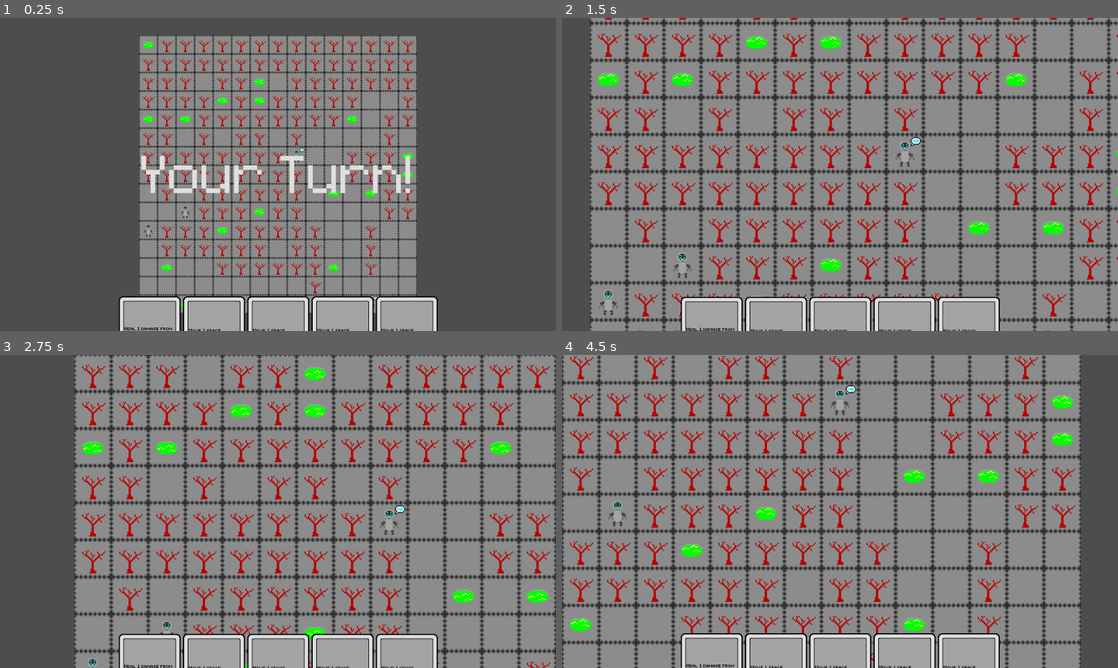
Above: before the commit, frames 1-4 (two rows, left to right).
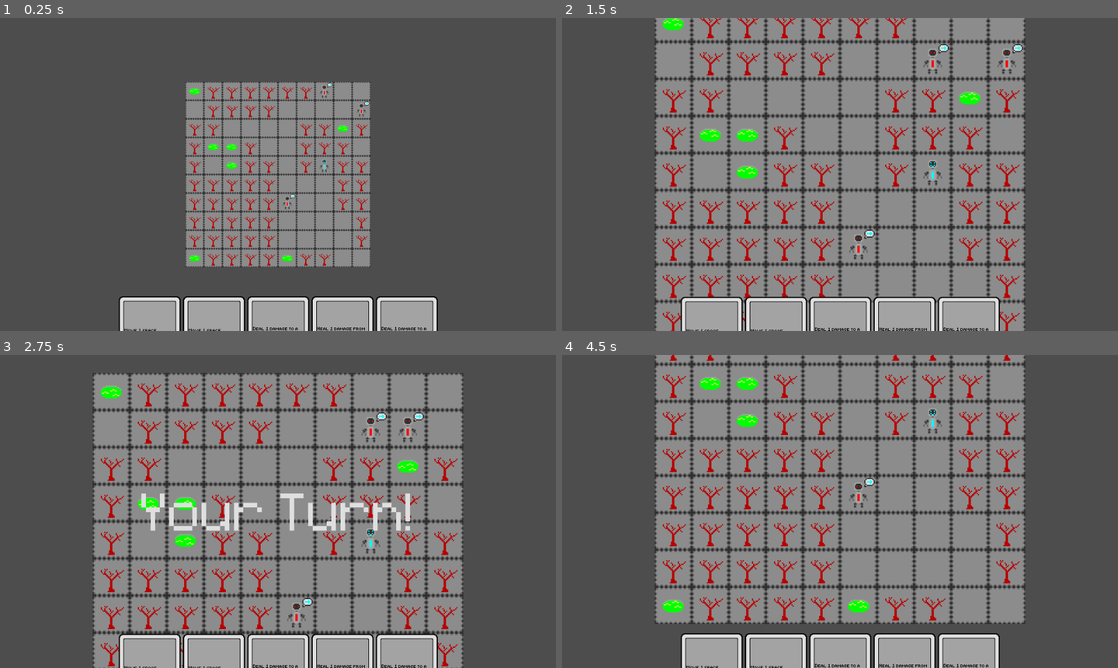
Above: after the commit, the same moments.

Repository: CattacoCattaco/strategy-deckbuilder-roguelike
Game: Godot game, scene res://tile_grid/tile_grid.tscn
Same seed, same stepped clock (60 frames per second), same inputs: the game is played once before the commit and once after it.
Inputs (mouse positions are in pixels of both pictures, inside the frame that each line leads up to):
- Up to frame 1 (0.25 s): no input
- Up to frame 2 (1.5 s): tap Enter at 0.5 s; move the mouse to (962, 158) at 0.52 s; hold Right 0.53-1.25 s; hold Z (zoom) 0.53-1.25 s; click (962, 158) at 0.67 s; tap Space at 1.25 s; drag from (728, 190) to (812, 237) at 1.27 s
- Up to frame 3 (2.75 s): tap Enter at 2 s; move the mouse to (333, 442) at 2.02 s; hold Right from 2.03 s (still down); tap Shift at 2.1 s; click (333, 442) at 2.17 s
- Up to frame 4 (4.5 s): release Right at 2.75 s; tap Space at 2.75 s; drag from (812, 574) to (673, 464) at 2.77 s; tap Enter at 3.5 s; move the mouse to (1006, 558) at 3.52 s; hold Left 3.53-4.25 s; tap Alt at 3.6 s; click (1006, 558) at 3.67 s; drag from (673, 464) to (756, 433) at 4.27 s

The runs differ from the first frame. In frame 1, 29% of the frame differs, in the area x 22-77%, y 5-100%; in frame 2, 51%, in the area x 5-100%, y 0-100%; in frame 3, 45%; in frame 4, 50%.

Commit message:
Add Health
Enemies and the player now have health and damage and healing are implemented.

Diff:
--- a/card/card.gd
+++ b/card/card.gd
@@ -73,8 +73,6 @@
 		else:
 			targetable_tiles = player.get_tiles_in_range(effect.effect_range, false, true)
 
-		print(targetable_tiles)
-
 		var action_marker: Tile.ActionMarker
 
 		if effect.base_action is Modifier.Attack:
@@ -98,4 +96,7 @@
 			tile.hide_action_marker(action_marker)
 			tile.become_untargetable()
 
+	hand.discard(self)
+	hand.draw_card()
+
 	hand.card_played.emit(card_data, targets)
--- a/card/deck/deck.gd
+++ b/card/deck/deck.gd
@@ -2,6 +2,11 @@
 extends Control
 
 var all_cards: Array[CardData] = [
+	CardData.new([Modifier.Move.new()], 1, 1),
+	CardData.new([Modifier.Move.new()], 1, 1),
+	CardData.new([Modifier.Move.new()], 1, 1),
+	CardData.new([Modifier.Move.new()], 1, 1),
+	CardData.new([Modifier.Move.new()], 1, 1),
 	CardData.new([Modifier.Move.new()], 1, 1),
 	CardData.new([Modifier.Move.new()], 1, 1),
 	CardData.new([Modifier.Move.new()], 1, 1),
@@ -12,6 +17,8 @@
 	CardData.new([Modifier.Attack.new()], 1, 1),
 	CardData.new([Modifier.Attack.new()], 1, 1),
 	CardData.new([Modifier.Attack.new()], 1, 1),
+	CardData.new([Modifier.Heal.new()], 1, 1),
+	CardData.new([Modifier.Heal.new()], 1, 1),
 	CardData.new([Modifier.Heal.new()], 1, 1),
 	CardData.new([Modifier.Heal.new()], 1, 1),
 ]
@@ -39,3 +46,7 @@
 		remaining_cards.shuffle()
 
 	return remaining_cards.pop_back()
+
+
+func discard(card: CardData) -> void:
+	used_cards.append(card)
--- a/card/hand/hand.gd
+++ b/card/hand/hand.gd
@@ -54,3 +54,10 @@
 
 	cards.append(card)
 	add_child(card)
+
+
+func discard(card: Card) -> void:
+	deck.discard(card.card_data)
+
+	cards.erase(card)
+	card.queue_free()
--- a/tile_grid/tile/tile.gd
+++ b/tile_grid/tile/tile.gd
@@ -37,6 +37,18 @@
 	object.tile_grid = tile_grid
 	object.tile = self
 	object.pos = pos
+	object.health = data.max_health
+
+
+func delete_object() -> void:
+	if object in tile_grid.round_manager.turn_order:
+		tile_grid.round_manager.turn_order.erase(object)
+
+	if object == tile_grid.hand.player:
+		tile_grid.hand.player = null
+
+	object.queue_free()
+	object = null
 
 
 func _targeted() -> void:
--- /dev/null
+++ b/tile_grid/tile/tile_object/data/objects/dumbbot.tres
@@ -0,0 +1,19 @@
+[gd_resource type="Resource" script_class="TileObjectData" load_steps=5 format=3 uid="uid://bx23711k3y2hb"]
+
+[ext_resource type="Script" uid="uid://ciuicupnr8tm8" path="res://tile_grid/tile/tile_object/data/action_source/move_action_source.gd" id="1_peimw"]
+[ext_resource type="Script" uid="uid://g0hmwqu3bxiu" path="res://tile_grid/tile/tile_object/data/tile_object_data.gd" id="2_m3drn"]
+[ext_resource type="Texture2D" uid="uid://hofpl2s67ppm" path="res://tile_grid/tile/tile_object/textures/dumbbot.png" id="3_peimw"]
+
+[sub_resource type="Resource" id="Resource_dy3dk"]
+script = ExtResource("1_peimw")
+speed = 5
+preview_actions = true
+metadata/_custom_type_script = "uid://ciuicupnr8tm8"
+
+[resource]
+script = ExtResource("2_m3drn")
+texture = ExtResource("3_peimw")
+texture_type = 2
+max_health = 2
+action_source = SubResource("Resource_dy3dk")
+metadata/_custom_type_script = "uid://g0hmwqu3bxiu"
--- a/tile_grid/tile/tile_object/data/objects/enemy.tres
+++ /dev/null
@@ -1,18 +0,0 @@
-[gd_resource type="Resource" script_class="TileObjectData" load_steps=5 format=3 uid="uid://bx23711k3y2hb"]
-
-[ext_resource type="Script" uid="uid://ciuicupnr8tm8" path="res://tile_grid/tile/tile_object/data/action_source/move_action_source.gd" id="1_dy3dk"]
-[ext_resource type="Script" uid="uid://g0hmwqu3bxiu" path="res://tile_grid/tile/tile_object/data/tile_object_data.gd" id="2_a6vdg"]
-[ext_resource type="Texture2D" uid="uid://b3jwdtrjlyjor" path="res://tile_grid/tile/tile_object/textures/player.png" id="3_a6vdg"]
-
-[sub_resource type="Resource" id="Resource_dy3dk"]
-script = ExtResource("1_dy3dk")
-speed = 2
-preview_actions = true
-metadata/_custom_type_script = "uid://ciuicupnr8tm8"
-
-[resource]
-script = ExtResource("2_a6vdg")
-texture = ExtResource("3_a6vdg")
-max_health = 10
-action_source = SubResource("Resource_dy3dk")
-metadata/_custom_type_script = "uid://g0hmwqu3bxiu"
--- a/tile_grid/tile/tile_object/data/objects/player.tres
+++ b/tile_grid/tile/tile_object/data/objects/player.tres
@@ -12,6 +12,7 @@
 [resource]
 script = ExtResource("2_140pt")
 texture = ExtResource("3_1aavb")
-max_health = 10
+texture_type = 2
+max_health = 14
 action_source = SubResource("Resource_140pt")
 metadata/_custom_type_script = "uid://g0hmwqu3bxiu"
--- a/tile_grid/tile/tile_object/data/tile_object_data.gd
+++ b/tile_grid/tile/tile_object/data/tile_object_data.gd
@@ -3,13 +3,24 @@
 extends Resource
 ## A resource which stores the properties of an object
 
+## How the sprites of the texture are interpreted
+enum TextureType {
+	## The x axis = time, doesn't use y axis
+	ANIMATED,
+	## The x axis = time, y axis = varients
+	VARIANTS,
+	## The x axis = time, y axis = health
+	HEALTH_STATES,
+}
+
 ## The fps of all animations
 static var fps: float = 1.25
 
 ## The texture of this object [br][br]
-## [b]NOTE[/b]: texture should be 32px tall and (32 * frame count)px wide,
-## with each frame being 32px wide
+## [b]NOTE[/b]: Each sprite should be 32px by 32px
 @export var texture: Texture2D
+## Determines how the sprites of the texture are interpreted
+@export var texture_type: TextureType
 ## The maximum health that this object can be at [br][br]
 ## If [param max_health] is -1, this object will not use health and can't be targeted
 @export var max_health: int = -1
@@ -17,19 +28,69 @@
 @export var action_source: ActionSource
 
 
+func _init(p_texture: Texture2D = null, p_texture_type: TextureType = TextureType.ANIMATED,
+		p_max_health: int = -1, p_action_source: ActionSource = NullActionSource.new()) -> void:
+	texture = p_texture
+	texture_type = p_texture_type
+	max_health = p_max_health
+	action_source = p_action_source
+
+
 func get_sprite_frames() -> SpriteFrames:
+	match texture_type:
+		TextureType.ANIMATED:
+			return get_animated_sprite_frames()
+		TextureType.VARIANTS:
+			return get_varient_sprite_frames()
+		TextureType.HEALTH_STATES:
+			return get_health_state_sprite_frames()
+
+	return get_animated_sprite_frames()
+
+
+func get_animated_sprite_frames() -> SpriteFrames:
 	var sprite_frames := SpriteFrames.new()
+
+	add_animation_to_sprite_frames(0, "default", sprite_frames)
+
+	return sprite_frames
+
+
+func get_varient_sprite_frames() -> SpriteFrames:
+	var sprite_frames := SpriteFrames.new()
+
+	var varient_count: int = texture.get_height() >> 5
+
+	for i in range(varient_count):
+		add_animation_to_sprite_frames(i, str(i), sprite_frames)
+
+	return sprite_frames
+
+
+func get_health_state_sprite_frames() -> SpriteFrames:
+	var sprite_frames := SpriteFrames.new()
+
+	var state_count: int = texture.get_height() >> 5
+
+	for i in range(state_count):
+		add_animation_to_sprite_frames(i, str(i), sprite_frames)
+
+	return sprite_frames
+
+
+func add_animation_to_sprite_frames(y: int, anim_name: String, sprite_frames: SpriteFrames) -> void:
 	# Each frame is 32 pixels wide so frame count = width / 32 = width >> 5
 	var frame_count: int = texture.get_width() >> 5
+
+	if not sprite_frames.has_animation(anim_name):
+		sprite_frames.add_animation(anim_name)
 
 	for i in range(frame_count):
 		var atlas_texture := AtlasTexture.new()
 		atlas_texture.atlas = texture
 		atlas_texture.region.size = Vector2(32, 32)
-		atlas_texture.region.position = Vector2(i << 5, 0)
+		atlas_texture.region.position = Vector2(i << 5, y << 5)
 
-		sprite_frames.add_frame("default", atlas_texture)
+		sprite_frames.add_frame(anim_name, atlas_texture)
 
-	sprite_frames.set_animation_speed("default", fps)
-
-	return sprite_frames
+	sprite_frames.set_animation_speed(anim_name, fps)
--- a/tile_grid/tile/tile_object/tile_object.gd
+++ b/tile_grid/tile/tile_object/tile_object.gd
@@ -31,6 +31,7 @@
 var tile_grid: TileGrid
 var tile: Tile
 var pos: Vector2i
+var health: int
 
 
 func _ready() -> void:
@@ -43,7 +44,14 @@
 
 	sprite.sprite_frames = data.get_sprite_frames()
 
-	sprite.play("default")
+	match data.texture_type:
+		TileObjectData.TextureType.ANIMATED:
+			sprite.play("default")
+		TileObjectData.TextureType.VARIANTS:
+			var varients: int = data.texture.get_height() >> 5
+			sprite.play(str(randi_range(0, varients - 1)))
+		TileObjectData.TextureType.HEALTH_STATES:
+			show_health()
 
 
 func do_action(action: CardData, targets: Array[Vector2i]) -> void:
@@ -55,6 +63,8 @@
 
 		if effect.base_action is Modifier.Move:
 			move_to(target)
+		elif effect.base_action is Modifier.Attack:
+			damage(target, effect.effect_size)
 
 		await get_tree().create_timer(0.8).timeout
 
@@ -69,6 +79,33 @@
 	tile = tile_grid.get_tile(pos.x, pos.y)
 	reparent(tile, false)
 	tile.object = self
+
+
+func damage(target_pos: Vector2i, amount: int) -> void:
+	if not tile_grid.get_tile(target_pos.x, target_pos.y).object:
+		return
+
+	var target: TileObject = tile_grid.get_tile(target_pos.x, target_pos.y).object
+
+	target.health -= amount
+	target.show_health()
+
+	if target.health <= 0:
+		target.tile.delete_object()
+
+
+func heal(target_pos: Vector2i, amount: int) -> void:
+	if not tile_grid.get_tile(target_pos.x, target_pos.y).object:
+		return
+
+	var target: TileObject = tile_grid.get_tile(target_pos.x, target_pos.y).object
+
+	target.health += amount
+
+	if target.health >= target.data.max_health:
+		target.health = target.data.max_health
+
+	target.show_health()
 
 
 func get_tiles_in_range(range_size: int, can_jump: bool, target_characters: bool) -> Array[Tile]:
@@ -162,3 +199,9 @@
 
 func hide_thought_bubble() -> void:
 	thought_bubble.hide()
+
+
+func show_health() -> void:
+	var health_chunks: int = data.texture.get_height() >> 5
+	var current_health_chunk: int = roundi(health as float / data.max_health * (health_chunks - 1))
+	sprite.play(str(current_health_chunk))
--- a/tile_grid/tile_grid.tscn
+++ b/tile_grid/tile_grid.tscn
@@ -10,7 +10,7 @@
 [ext_resource type="Resource" uid="uid://dq2vskswinh63" path="res://tile_grid/tile/tile_object/data/objects/acid.tres" id="5_pf1a3"]
 [ext_resource type="Resource" uid="uid://ccciw1ve4yhmy" path="res://tile_grid/tile/tile_object/data/objects/tree.tres" id="6_pf1a3"]
 [ext_resource type="Script" uid="uid://drke1av0c1b7k" path="res://tile_grid/round_manager/round_manager.gd" id="8_5axyk"]
-[ext_resource type="Resource" uid="uid://bx23711k3y2hb" path="res://tile_grid/tile/tile_object/data/objects/enemy.tres" id="8_gcgwy"]
+[ext_resource type="Resource" uid="uid://bx23711k3y2hb" path="res://tile_grid/tile/tile_object/data/objects/dumbbot.tres" id="8_gcgwy"]
 [ext_resource type="PackedScene" uid="uid://b2b416pbggqo4" path="res://card/card.tscn" id="11_d6b8m"]
 [ext_resource type="Script" uid="uid://bji1oaue4cmst" path="res://card/hand/hand.gd" id="11_pawdl"]
 [ext_resource type="Script" uid="uid://ctbryeqoij1nf" path="res://card/deck/deck.gd" id="13_3s7rm"]
@@ -29,6 +29,7 @@
 camera = NodePath("DraggableCamera")
 hand = NodePath("DraggableCamera/UI/Hand")
 your_turn_label = NodePath("DraggableCamera/UI/YourTurnLabel")
+size = Vector2i(10, 10)
 
 [node name="LevelBuilder" type="Node2D" parent="." node_paths=PackedStringArray("tile_grid")]
 script = ExtResource("3_tunm5")
Binary file added: tile_grid/tile/tile_object/textures/dumbbot.png
Not shown, added: tile_grid/tile/tile_object/textures/dumbbot.png.import
Binary file changed: tile_grid/tile/tile_object/textures/player.png
